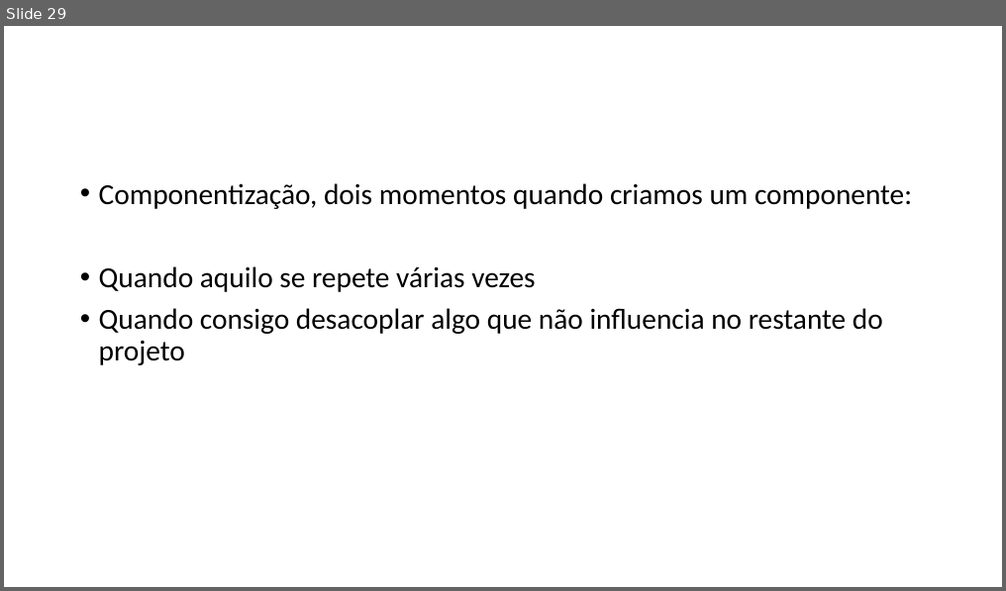
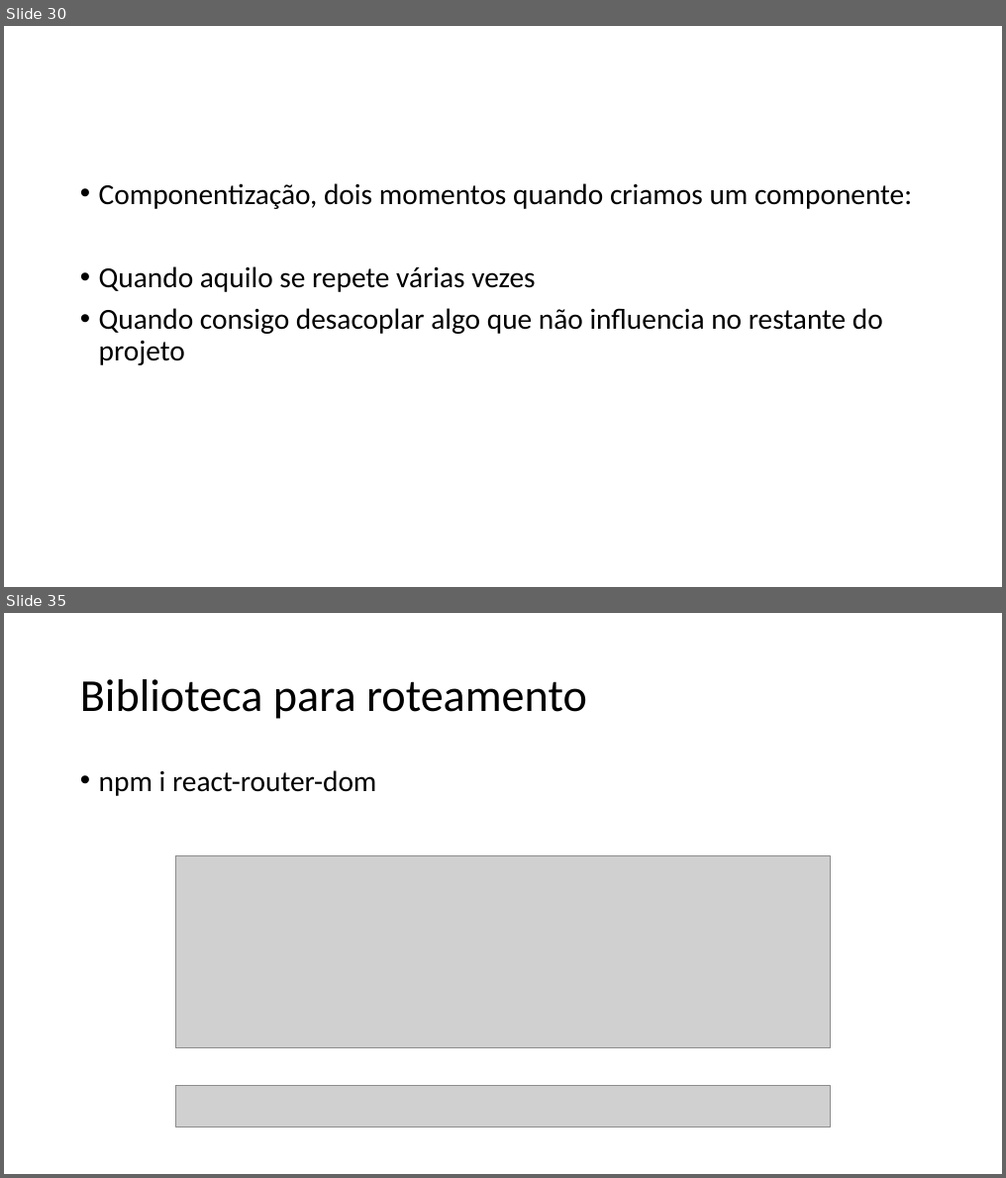
Before and after one commit to Lucas-Pontes-Soares/IgniteLab, a slide deck: AulasReact.pptx. Shown one above the other, each under a label of ours: slide 29 before the commit, slides 30 and 35 after it; the slides between them are not shown. The pictures are 1006x591 and 1006x1178 pixels, drawn with LibreOffice and Linux fonts; fonts in the diff are those of the drawing; grey boxes stand for pictures. Boxes give left, top, right and bottom in pixels: in the first picture for what was removed or moved away, otherwise in the second. Text is boxed around its words. In the diff, an @@ line names an element or a change of style, - is before the commit and + after.

```diff
--- a/AulasReact.pptx
+++ b/AulasReact.pptx
@@ slide 35 added at [4, 613, 1002, 1174], background #FFFFFF @@
@@ title added at [80, 679, 587, 719], 44 pt, text #000000 @@
+Biblioteca para roteamento
@@ text added at [99, 770, 376, 796], 28 pt, text #000000 @@
+• npm i react-router-dom
@@ picture added at [176, 856, 831, 1048] @@
@@ picture added at [176, 1085, 831, 1128] @@
@@ what was slide 29 is now slide 30 @@
```
Also in this commit, not shown: 2 slides changed, 3 other slides added, 9 other files.
